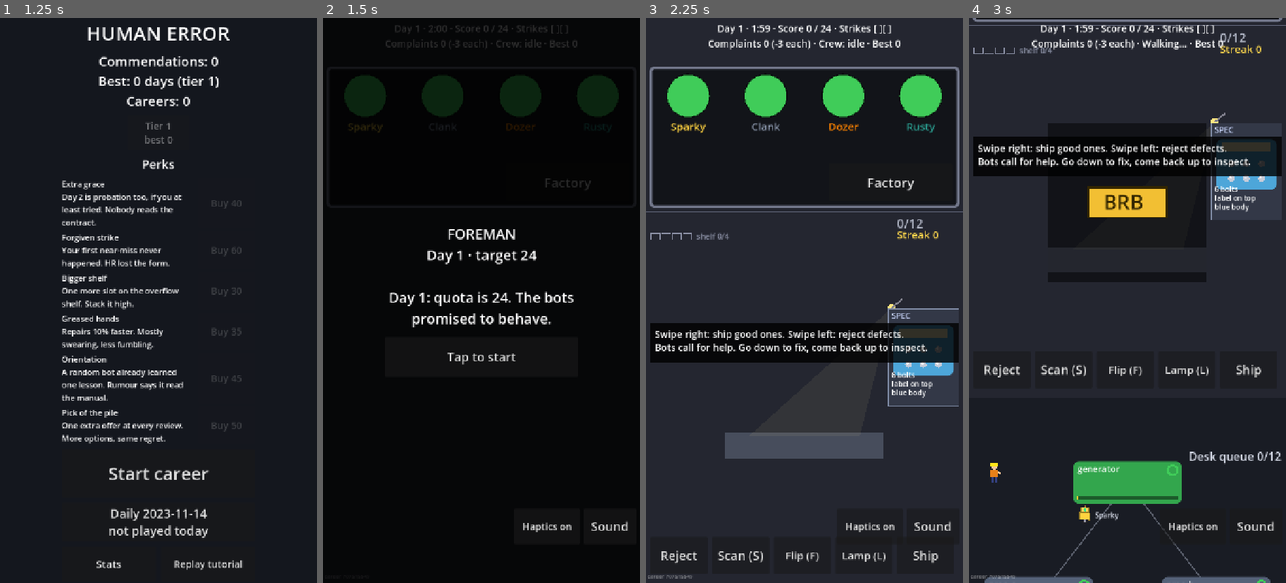
Above: before the commit, frames 1-4 (left to right).
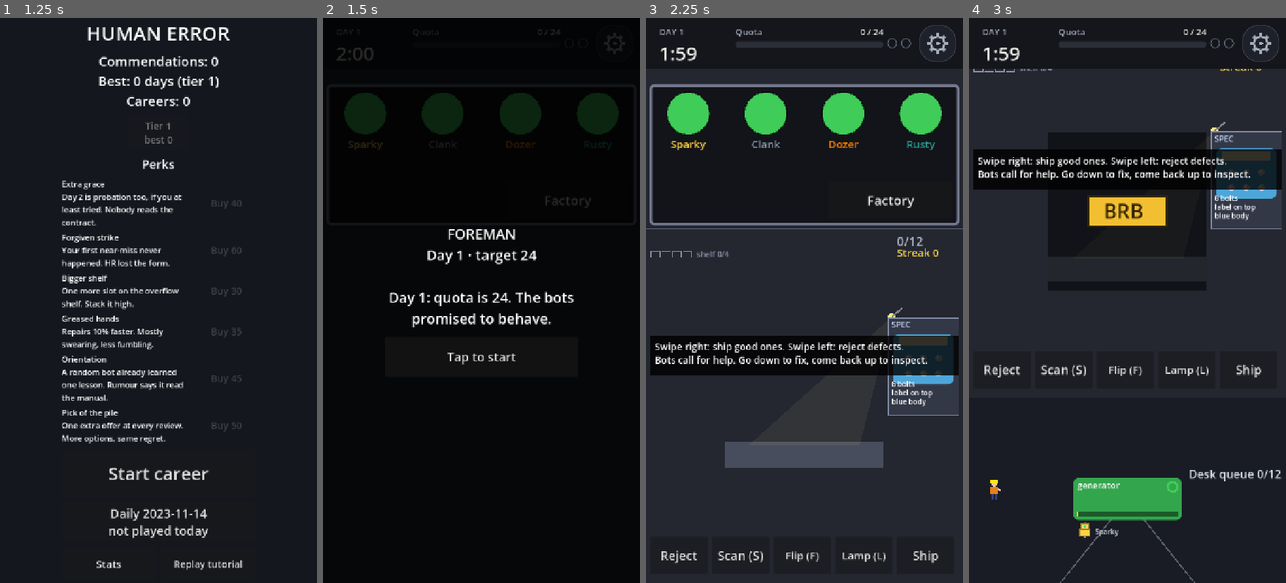
Above: after the commit, the same moments.

Repository: JasonHitching/human-error
Game: Godot game, scene res://main.tscn
The game is run twice, just before and just after one commit, with the same random seed, the same clock (stepped at 60 frames per second) and the same inputs.
Inputs (mouse positions are in pixels of both pictures, inside the frame that each line leads up to):
- Up to frame 1 (1.25 s): click (288, 526) at 0.5 s, where only the run before the commit has a clickable "Sound"
- Up to frame 2 (1.5 s): click (548, 526) at 1.25 s, where only the run before the commit has a clickable "Haptics on"
- Up to frame 3 (2.25 s): click "Tap to start" at 2 s
- Up to frame 4 (3 s): click "Factory" at 2.75 s

Frame 1 is identical in both runs. In frame 2, 3.6% of the frame differs, in the area x 4-97%, y 1-91%; in frame 3, 17%, in the area x 0-100%, y 1-100%; in frame 4, 13%.

Commit message:
#113 UI-1 Shared theme, top bar, settings overlay, overlap checks (#114)
Claude-Session: https://claude.ai/code/session_01K8aWAZAwVRepqS7vrRSyo9

Co-authored-by: Claude <noreply@anthropic.com>

Diff:
--- a/game/data/balance.json
+++ b/game/data/balance.json
@@ -1,5 +1,6 @@
 {
   "tick_rate": 10,
+  "debug_overlay": false,
   "shift_seconds": 120,
   "target": 100,
   "ramp_start": 0.0,
--- a/game/scripts/main.gd
+++ b/game/scripts/main.gd
@@ -2,7 +2,6 @@
 ## Drives a Career: Foreman banner -> shift -> review/training -> next day ... -> fired.
 
 const BEST_PATH := "user://best.json"
-const HUD_TOP := 110.0
 const SWIPE_MIN := 80.0
 const COLOUR_NAME := "blue"  # matches QaDeskView.COL_BODY
 const HINT := "Swipe right: ship good ones. Swipe left: reject defects.\nBots call for help. Go down to fix, come back up to inspect."
@@ -31,9 +30,8 @@
 var _flip_btn: Button
 var _lamp_btn: Button
 var _sfx: Sfx
-var _mute_btn: Button
+var _settings: SettingsOverlay
 var _muted: bool = false
-var _haptics_btn: Button
 var _feel := Feel.new()
 var _meta: Meta
 var _home: Home
@@ -60,7 +58,7 @@
 	add_child(_sfx)
 	_sfx.set_muted(_muted)
 	_screens = ScreenSwitch.new()
-	_screens.hud_top = HUD_TOP
+	_screens.hud_top = TopBar.height() + 36.0
 	add_child(_screens)
 	_screens.refused.connect(_flash)
 	_view = FactoryView.new()
@@ -93,15 +91,16 @@
 	_lamp_btn.add_theme_font_size_override("font_size", 24)
 	_lamp_btn.pressed.connect(_lamp)
 	_screens.office_page.add_child(_lamp_btn)
-	_mute_btn = Button.new()
-	_mute_btn.add_theme_font_size_override("font_size", 28)
-	_mute_btn.pressed.connect(_toggle_mute)
-	add_child(_mute_btn)
-	_haptics_btn = Button.new()
-	_haptics_btn.add_theme_font_size_override("font_size", 22)
-	_haptics_btn.pressed.connect(_toggle_haptics)
-	add_child(_haptics_btn)
-	_refresh_mute()
+	_hud.debug_overlay = _config.debug_overlay
+	_settings = SettingsOverlay.new()
+	add_child(_settings)
+	_settings.z_index = 30
+	_settings.sound_toggled.connect(_toggle_mute)
+	_settings.haptics_toggled.connect(_toggle_haptics)
+	_settings.home_pressed.connect(func() -> void:
+		_settings.close()
+		_open_home())
+	_hud.settings_pressed.connect(func() -> void: _settings.open(not _muted, Haptics.enabled))
 	_home = Home.new()
 	add_child(_home)
 	_home.start_pressed.connect(_home_start)
@@ -274,11 +273,7 @@
 
 
 func _refresh_mute() -> void:
-	var icon := Sprites.tex("icon_mute" if _muted else "icon_sound")
-	_mute_btn.icon = icon
-	_mute_btn.text = "Muted" if _muted else "Sound"
-	_mute_btn.expand_icon = false
-	_haptics_btn.text = "Haptics on" if Haptics.enabled else "Haptics off"
+	_settings.refresh(not _muted, Haptics.enabled)
 
 
 func _begin_shift() -> void:
@@ -395,11 +390,6 @@
 		return
 	_screens.layout()
 	var strip := _screens.desk_rect()
-	if _mute_btn != null:
-		_mute_btn.size = Vector2(120, 80)
-		_mute_btn.position = Vector2(size.x - _mute_btn.size.x - 8.0, size.y - 168.0)
-		_haptics_btn.size = Vector2(150, 80)
-		_haptics_btn.position = _mute_btn.position - Vector2(_haptics_btn.size.x + 8.0, 0.0)
 	if _ship_btn != null:
 		var w := (size.x - 20.0 - 10.0 * 5.0) / 5.0
 		var y := strip.end.y - 104.0
--- a/game/scripts/sim/sim_config.gd
+++ b/game/scripts/sim/sim_config.gd
@@ -38,6 +38,7 @@
 var walk_speed: float = 0.0  # floor layout units per second (<= 0: instant)
 var stairs := Vector2(0.08, 0.06)  # floor layout position of the stairs
 var complaint_penalty: int = 3
+var debug_overlay: bool = false  # UI only: show the career seed label
 var quick_eye_mult: float = 0.8
 var bigger_desk_bonus: int = 2
 var overclock_speed_mult: float = 1.3
@@ -171,6 +172,7 @@
 	inspect_seconds = _opt(b, "inspect_seconds", inspect_seconds, 0.1, 100.0)
 	transition_seconds = _opt(b, "transition_seconds", transition_seconds, 0.0, 100.0)
 	walk_speed = _opt(b, "walk_speed", walk_speed, 0.0, 100.0)
+	debug_overlay = bool(b.get("debug_overlay", false))
 	complaint_penalty = int(_opt(b, "complaint_penalty", complaint_penalty, 0.0, 1000.0))
 	quick_eye_mult = _opt(b, "quick_eye_mult", quick_eye_mult, 0.1, 1.0)
 	bigger_desk_bonus = int(_opt(b, "bigger_desk_bonus", bigger_desk_bonus, 1.0, 100.0))
--- a/game/scripts/ui/hud.gd
+++ b/game/scripts/ui/hud.gd
@@ -8,11 +8,13 @@
 signal restart_pressed
 signal replay_pressed
 signal stats_pressed
+signal settings_pressed
 
 var banner: Control
 var review: Control
 var fired: Control
-var _top: Label
+var top_bar: TopBar
+var debug_overlay: bool = false
 var _flash: Label
 var _seed: Label
 var _twist: Label
@@ -30,14 +32,16 @@
 func _ready() -> void:
 	mouse_filter = Control.MOUSE_FILTER_IGNORE
 	set_anchors_and_offsets_preset(Control.PRESET_FULL_RECT)
-	_top = _label(22, HORIZONTAL_ALIGNMENT_CENTER)
-	_top.position = Vector2(0, 8)
+	top_bar = TopBar.new()
+	add_child(top_bar)
+	top_bar.settings_pressed.connect(settings_pressed.emit)
 	_flash = _label(22, HORIZONTAL_ALIGNMENT_CENTER)
 	_flash.add_theme_color_override("font_color", Color(1, 0.9, 0.4))
 	_twist = _label(18, HORIZONTAL_ALIGNMENT_CENTER)
 	_twist.add_theme_color_override("font_color", Color(1, 0.7, 0.3))
 	_seed = _label(12, HORIZONTAL_ALIGNMENT_LEFT)
 	_seed.modulate = Color(1, 1, 1, 0.5)
+	_seed.visible = false
 	var bb := _overlay()
 	banner = bb[0]
 	_banner_label = _big(bb[1])
@@ -116,30 +120,22 @@
 
 
 func _layout() -> void:
-	_top.size = Vector2(size.x, 80)
-	_flash.size = Vector2(size.x, 40)
-	_flash.position = Vector2(0, 84)
-	_twist.size = Vector2(size.x, 26)
-	_twist.position = Vector2(0, 60)
+	top_bar.size = Vector2(size.x, TopBar.height())
+	var strip := TopBar.height() + 2.0
+	_flash.size = Vector2(size.x, 32)
+	_flash.position = Vector2(0, strip)
+	_twist.size = Vector2(size.x, 32)
+	_twist.position = Vector2(0, strip)
 	_seed.size = Vector2(size.x * 0.2, 20)
 	_seed.position = Vector2(4, size.y - 24)
 
 
-func update(f: Factory, c: Career, tick_rate: int, shift_ticks: int, best_days: int) -> void:
+func update(f: Factory, c: Career, tick_rate: int, shift_ticks: int, _best_days: int) -> void:
 	var left := maxf(0.0, float(shift_ticks - f.tick) / tick_rate)
-	var crew := "Crew: idle"
-	if f.crew_busy:
-		crew = "Crew: %s %d%%" % [f.crew_target, roundi(f.crew_progress * 100.0)]
-	elif f.worker_location() == Worker.Location.TRANSIT:
-		crew = "Walking..."
-	elif f.worker_location() == Worker.Location.FLOOR:
-		crew = "On the floor"
-
-	var marks := ""
-	for i in c.config.max_strikes:
-		marks += "[X]" if i < c.strikes else "[ ]"
-	_top.text = "Day %d · %d:%02d · Score %d / %d · Strikes %s\nComplaints %d (-%d each) · %s · Best %d" % [c.day, int(left) / 60, int(left) % 60, f.score(), f.target, marks, f.complaints, f.complaint_penalty, crew, best_days]
+	top_bar.set_state(c.day, int(left), f.score(), f.target, c.strikes, c.config.max_strikes, f.complaints, f.complaint_penalty)
+	_seed.visible = debug_overlay
 	_seed.text = "career %d" % c.seed
+	_twist.visible = _flash.text == ""
 	var tw := c.twist()
 	_twist.text = "%s %s%s" % [tw.get("icon", ""), tw.get("name", ""), " - POWER OUT" if f.power_out() else ""] if not tw.is_empty() else ""
 
--- /dev/null
+++ b/game/scripts/ui/settings_overlay.gd
@@ -0,0 +1,63 @@
+class_name SettingsOverlay
+extends ColorRect
+## Settings card behind the top-bar cog: Sound, Haptics, Back to home, Close.
+
+signal sound_toggled
+signal haptics_toggled
+signal home_pressed
+
+var sound_btn: Button
+var haptics_btn: Button
+var home_btn: Button
+var close_btn: Button
+
+
+func _ready() -> void:
+	color = Color(0, 0, 0, 0.7)
+	visible = false
+	set_anchors_and_offsets_preset(Control.PRESET_FULL_RECT)
+	var center := CenterContainer.new()
+	add_child(center)
+	center.set_anchors_and_offsets_preset(Control.PRESET_FULL_RECT)
+	var panel := PanelContainer.new()
+	var sb := UiTheme.box(UiTheme.SURFACE, UiTheme.LINE, 16.0)
+	sb.set_content_margin_all(UiTheme.px(16.0))
+	panel.add_theme_stylebox_override("panel", sb)
+	center.add_child(panel)
+	var box := VBoxContainer.new()
+	box.add_theme_constant_override("separation", int(UiTheme.px(8.0)))
+	panel.add_child(box)
+	var title := Label.new()
+	title.text = "Settings"
+	title.add_theme_font_size_override("font_size", 32)
+	title.add_theme_color_override("font_color", UiTheme.TEXT)
+	box.add_child(title)
+	sound_btn = _btn(box, "secondary", sound_toggled.emit)
+	haptics_btn = _btn(box, "secondary", haptics_toggled.emit)
+	home_btn = _btn(box, "secondary", home_pressed.emit)
+	home_btn.text = "Back to home"
+	close_btn = _btn(box, "primary", close)
+	close_btn.text = "Close"
+
+
+func _btn(box: Control, kind: String, cb: Callable) -> Button:
+	var b := Button.new()
+	b.custom_minimum_size = Vector2(UiTheme.px(240.0), UiTheme.px(48.0))
+	UiTheme.style_button(b, kind, 28)
+	b.pressed.connect(cb)
+	box.add_child(b)
+	return b
+
+
+func open(sound_on: bool, haptics_on: bool) -> void:
+	refresh(sound_on, haptics_on)
+	visible = true
+
+
+func refresh(sound_on: bool, haptics_on: bool) -> void:
+	sound_btn.text = "Sound: on" if sound_on else "Sound: off"
+	haptics_btn.text = "Haptics: on" if haptics_on else "Haptics: off"
+
+
+func close() -> void:
+	visible = false
--- /dev/null
+++ b/game/scripts/ui/top_bar.gd
@@ -0,0 +1,74 @@
+class_name TopBar
+extends Control
+## Play-screen top bar: day + timer, quota bar, strike pips, settings cog. Drawn in code.
+
+signal settings_pressed
+
+const H_MOCK := 62.0
+
+var cog: Button
+var day: int = 1
+var seconds_left: int = 0
+var score: int = 0
+var target: int = 1
+var strikes: int = 0
+var max_strikes: int = 2
+var complaints: int = 0
+var penalty: int = 3
+
+
+static func height() -> float:
+	return UiTheme.px(H_MOCK)
+
+
+func _ready() -> void:
+	mouse_filter = Control.MOUSE_FILTER_IGNORE
+	cog = Button.new()
+	cog.focus_mode = Control.FOCUS_NONE
+	UiTheme.style_button(cog, "icon")
+	cog.pressed.connect(settings_pressed.emit)
+	add_child(cog)
+	cog.draw.connect(func() -> void: UiTheme.draw_cog(cog, cog.size * 0.5, cog.size.y * 0.27))
+	resized.connect(_layout)
+	_layout()
+
+
+func _layout() -> void:
+	var s := UiTheme.min_target() + 4.0
+	cog.size = Vector2(s, s)
+	cog.position = Vector2(size.x - s - UiTheme.px(8.0), (height() - s) * 0.5)
+
+
+func set_state(d: int, left: int, sc: int, tgt: int, st: int, max_st: int, comp: int, pen: int) -> void:
+	var changed := d != day or left != seconds_left or sc != score or tgt != target or st != strikes or comp != complaints
+	day = d
+	seconds_left = left
+	score = sc
+	target = maxi(1, tgt)
+	strikes = st
+	max_strikes = max_st
+	complaints = comp
+	penalty = pen
+	if changed:
+		queue_redraw()
+
+
+func _draw() -> void:
+	var font := ThemeDB.fallback_font
+	var pad := UiTheme.px(16.0)
+	var h := height()
+	draw_rect(Rect2(0, 0, size.x, h), UiTheme.BG)
+	draw_string(font, Vector2(pad, h * 0.34), "DAY %d" % day, HORIZONTAL_ALIGNMENT_LEFT, -1, 20, UiTheme.TEXT_DIM)
+	draw_string(font, Vector2(pad, h * 0.84), "%d:%02d" % [seconds_left / 60, seconds_left % 60], HORIZONTAL_ALIGNMENT_LEFT, -1, 44, UiTheme.TEXT)
+	var qx := UiTheme.px(110.0)
+	var qw := size.x - qx - UiTheme.px(52.0) - cog.size.x
+	draw_string(font, Vector2(qx, h * 0.34), "Quota", HORIZONTAL_ALIGNMENT_LEFT, -1, 20, UiTheme.TEXT_DIM)
+	var txt := "%d / %d" % [score, target]
+	draw_string(font, Vector2(qx, h * 0.34), txt, HORIZONTAL_ALIGNMENT_RIGHT, qw, 20, UiTheme.TEXT)
+	UiTheme.draw_bar(self, Rect2(qx, h * 0.46, qw, UiTheme.px(8.0)), float(score) / float(target))
+	if complaints > 0:
+		draw_string(font, Vector2(qx, h * 0.46 + UiTheme.px(8.0) + 22.0), "Complaints %d (-%d)" % [complaints, complaints * penalty], HORIZONTAL_ALIGNMENT_LEFT, -1, 18, UiTheme.CRIT_TEXT)
+	var pr := UiTheme.px(6.0)
+	var px0 := cog.position.x - UiTheme.px(10.0) - pr
+	for i in max_strikes:
+		UiTheme.draw_pip(self, Vector2(px0 - float(max_strikes - 1 - i) * (pr * 2.0 + UiTheme.px(5.0)), h * 0.5), pr, i < strikes)
--- /dev/null
+++ b/game/scripts/ui/ui_theme.gd
@@ -0,0 +1,151 @@
+class_name UiTheme
+extends RefCounted
+## Shared UI tokens and draw helpers (see docs/UI_STYLE.md). No assets, no fonts.
+
+const BG := Color("14161B")
+const SURFACE := Color("1E2129")
+const SURFACE_2 := Color("23262E")
+const SURFACE_DIM := Color("191C22")
+const LINE := Color("3A3F4B")
+const TRACK := Color("2A2E37")
+const TEXT := Color("F3F1EC")
+const TEXT_DIM := Color("A6ADBB")
+const TEXT_FAINT := Color("8A91A0")
+const ACCENT := Color("4CC9F0")
+const ACCENT_TEXT := Color("0B1B22")
+const GOLD := Color("F7C948")
+const GOLD_TEXT := Color("2A2410")
+const WARN := Color("FFB547")
+const WARN_BG := Color("2E2718")
+const CRIT := Color("FF5D5D")
+const CRIT_BG := Color("3A1D20")
+const CRIT_TEXT := Color("FF8A8A")
+const REJECT_LINE := Color("FF6B6B")
+const REJECT_BG := Color("2A1C1F")
+const REJECT_TEXT := Color("FFC2C2")
+const PIP_LINE := Color("5B6271")
+
+const DESIGN_W := 720.0
+const MOCK_W := 390.0
+const MIN_TARGET_MOCK := 44.0
+
+
+## Mock px (390 wide) -> game px (720 wide design).
+static func px(mock: float) -> float:
+	return mock * DESIGN_W / MOCK_W
+
+
+static func min_target() -> float:
+	return px(MIN_TARGET_MOCK)
+
+
+static func box(bg: Color, border: Color = Color(0, 0, 0, 0), radius_mock: float = 14.0, border_mock: float = 1.0) -> StyleBoxFlat:
+	var sb := StyleBoxFlat.new()
+	sb.bg_color = bg
+	sb.border_color = border
+	sb.set_border_width_all(0 if border.a == 0.0 else maxi(1, roundi(px(border_mock))))
+	sb.set_corner_radius_all(roundi(px(radius_mock)))
+	return sb
+
+
+static func card(warn: bool = false, crit: bool = false) -> StyleBoxFlat:
+	if crit:
+		return box(CRIT_BG, CRIT, 14.0, 2.0)
+	if warn:
+		return box(WARN_BG, WARN, 14.0, 2.0)
+	return box(SURFACE, LINE)
+
+
+## kind: "primary", "secondary", "danger", "gold", "icon".
+static func style_button(b: Button, kind: String = "secondary", font_size: int = 28) -> void:
+	var bg := SURFACE
+	var line := LINE
+	var fg := TEXT
+	match kind:
+		"primary":
+			bg = ACCENT
+			line = ACCENT
+			fg = ACCENT_TEXT
+		"gold":
+			bg = GOLD
+			line = GOLD
+			fg = GOLD_TEXT
+		"danger":
+			bg = REJECT_BG
+			line = REJECT_LINE
+			fg = REJECT_TEXT
+		"icon":
+			bg = SURFACE
+	var press := bg.lightened(0.15)
+	b.add_theme_stylebox_override("normal", box(bg, line, 20.0))
+	b.add_theme_stylebox_override("hover", box(bg.lightened(0.07), line, 20.0))
+	b.add_theme_stylebox_override("pressed", box(press, line, 20.0))
+	b.add_theme_stylebox_override("focus", box(bg, line, 20.0))
+	b.add_theme_stylebox_override("disabled", box(SURFACE_DIM, LINE, 20.0))
+	for k in ["font_color", "font_hover_color", "font_pressed_color", "font_focus_color"]:
+		b.add_theme_color_override(k, fg)
+	b.add_theme_color_override("font_disabled_color", TEXT_FAINT)
+	b.add_theme_font_size_override("font_size", font_size)
+
+
+# --- drawn helpers (call from a CanvasItem's _draw) ---
+
+static func draw_pill(ci: CanvasItem, r: Rect2, bg: Color, border: Color = Color(0, 0, 0, 0)) -> void:
+	var sb := box(bg, border, r.size.y, 1.0)
+	ci.draw_style_box(sb, r)
+
+
+static func draw_bar(ci: CanvasItem, r: Rect2, frac: float, fill: Color = ACCENT, track: Color = TRACK) -> void:
+	var rad := r.size.y * 0.5
+	ci.draw_style_box(box(track, Color(0, 0, 0, 0), rad / DESIGN_W * MOCK_W), r)
+	var w := r.size.x * clampf(frac, 0.0, 1.0)
+	if w > 0.0:
+		var fr := Rect2(r.position, Vector2(maxf(w, r.size.y), r.size.y))
+		ci.draw_style_box(box(fill, Color(0, 0, 0, 0), rad / DESIGN_W * MOCK_W), fr)
+
+
+## Strike pip: outline when unused, filled crit when used.
+static func draw_pip(ci: CanvasItem, center: Vector2, radius: float, used: bool) -> void:
+	if used:
+		ci.draw_circle(center, radius, CRIT)
+	else:
+		ci.draw_arc(center, radius - 1.0, 0.0, TAU, 24, PIP_LINE, 2.0, true)
+
+
+static func draw_cog(ci: CanvasItem, c: Vector2, r: float, col: Color = TEXT_DIM) -> void:
+	for i in 8:
+		var a := TAU * float(i) / 8.0
+		var d := Vector2.from_angle(a)
+		ci.draw_line(c + d * r * 0.65, c + d * r, col, maxf(2.0, r * 0.3), true)
+	ci.draw_arc(c, r * 0.68, 0.0, TAU, 24, col, maxf(2.0, r * 0.2), true)
+	ci.draw_circle(c, r * 0.22, col)
+
+
+static func draw_tick(ci: CanvasItem, c: Vector2, r: float, col: Color = TEXT, w: float = 3.0) -> void:
+	ci.draw_polyline(PackedVector2Array([c + Vector2(-r, 0.0), c + Vector2(-r * 0.3, r * 0.7), c + Vector2(r, -r * 0.6)]), col, w, true)
+
+
+static func draw_x(ci: CanvasItem, c: Vector2, r: float, col: Color = TEXT, w: float = 3.0) -> void:
+	ci.draw_line(c + Vector2(-r, -r), c + Vector2(r, r), col, w, true)
+	ci.draw_line(c + Vector2(-r, r), c + Vector2(r, -r), col, w, true)
+
+
+static func draw_magnifier(ci: CanvasItem, c: Vector2, r: float, col: Color = TEXT, w: float = 3.0) -> void:
+	var lens := c + Vector2(-r * 0.15, -r * 0.15)
+	ci.draw_arc(lens, r * 0.65, 0.0, TAU, 24, col, w, true)
+	ci.draw_line(lens + Vector2(r * 0.46, r * 0.46), c + Vector2(r, r), col, w, true)
+
+
+## dir: -1 = up, +1 = down.
+static func draw_arrow(ci: CanvasItem, c: Vector2, r: float, dir: int, col: Color = TEXT) -> void:
+	var d := float(dir)
+	ci.draw_colored_polygon(PackedVector2Array([c + Vector2(0, d * r), c + Vector2(-r, -d * r * 0.6), c + Vector2(r, -d * r * 0.6)]), col)
+
+
+static func draw_wrench(ci: CanvasItem, c: Vector2, r: float, col: Color = TEXT, w: float = 3.0) -> void:
+	ci.draw_line(c + Vector2(-r * 0.7, r * 0.7), c + Vector2(r * 0.3, -r * 0.3), col, w * 1.6, true)
+	ci.draw_arc(c + Vector2(r * 0.45, -r * 0.45), r * 0.5, 0.0, TAU, 16, col, w, true)
+
+
+static func draw_bolt(ci: CanvasItem, c: Vector2, r: float, col: Color = ACCENT) -> void:
+	ci.draw_colored_polygon(PackedVector2Array([c + Vector2(r * 0.2, -r), c + Vector2(-r * 0.6, r * 0.1), c + Vector2(-r * 0.05, r * 0.1), c + Vector2(-r * 0.2, r), c + Vector2(r * 0.6, -r * 0.2), c + Vector2(r * 0.05, -r * 0.2)]), col)
--- a/game/tools/ui_check.gd
+++ b/game/tools/ui_check.gd
@@ -308,6 +308,7 @@
 				_fails.append("[%s] button '%s' off-screen %s" % [tag, b.text, b.get_global_rect()])
 			if b.size.x < 120.0 or b.size.y < 80.0:
 				_fails.append("[%s] button '%s' too small %s" % [tag, b.text, b.size])
+		_check_buttons(tag + " office", _main)
 		f.worker.place(Worker.Location.FLOOR)
 		sw.sync(0.0)
 		var a: Rect2 = v.area
@@ -343,7 +344,7 @@
 				_fails.append("[%s] scrap bin overlaps a machine" % tag)
 		var wp := v.worker_pos()
 		_within(Rect2(wp - Vector2(22, 22), Vector2(44, 44)), a, "[%s] worker" % tag)
-		for b: Button in [sw.back_btn, sw.worst_btn, _main._mute_btn]:
+		for b: Button in [sw.back_btn, sw.worst_btn]:
 			if not vp.encloses(b.get_global_rect()):
 				_fails.append("[%s] button '%s' off-screen %s" % [tag, b.text, b.get_global_rect()])
 			if b.size.x < 80.0 or b.size.y < 80.0 or ((b == sw.back_btn or b == sw.worst_btn) and b.size.x < 120.0):
@@ -355,6 +356,7 @@
 		for m in v.factory.machines:
 			if m.type != "qa" and m.type != "warehouse" and not v.machine_rect(m).encloses(v.queue_badge_rect(m)):
 				_fails.append("[%s] %s queue badge outside machine rect" % [tag, m.id])
+		_check_buttons(tag + " floor", _main)
 		_check_jitter(tag)
 	_main.size = old
 	_main._fit()
@@ -418,29 +420,52 @@
 			_fails.append("sfx '%s' renders nothing" % k)
 	sfx.start()
 	sfx.play("ship")  # must not error headless
-	var mb: Button = _main._mute_btn
-	if not mb.is_visible_in_tree() or mb.size.x < 80.0 or mb.size.y < 80.0:
-		_fails.append("mute button missing/too small: %s" % mb.size)
-	if not Rect2(Vector2.ZERO, _main.size).encloses(mb.get_global_rect()):
-		_fails.append("mute button off-screen: %s" % mb.get_global_rect())
-	var hb: Button = _main._haptics_btn
-	if not hb.is_visible_in_tree() or hb.size.x < 120.0 or hb.size.y < 80.0 or mb.size.x < 120.0:
-		_fails.append("sound/haptics toggles missing/too small: %s %s" % [mb.size, hb.size])
-	if not Rect2(Vector2.ZERO, _main.size).encloses(hb.get_global_rect()) or hb.get_global_rect().intersects(mb.get_global_rect()):
-		_fails.append("haptics button off-screen or overlapping: %s" % hb.get_global_rect())
-	hb.pressed.emit()
-	hb.pressed.emit()
+	var st: SettingsOverlay = _main._settings
+	_main._hud.top_bar.cog.pressed.emit()
+	if not st.visible:
+		_fails.append("settings cog did not open the overlay")
+	var was: bool = sfx.muted
+	st.sound_btn.pressed.emit()
+	if sfx.muted == was:
+		_fails.append("sound toggle did not toggle")
+	st.sound_btn.pressed.emit()
+	st.haptics_btn.pressed.emit()
+	st.haptics_btn.pressed.emit()
+	st.close()
 	var feel: Feel = _main._feel  # forced streak then a forced complaint: draw every effect
 	for i in 21:
 		feel.on_call(i % 2 == 0, true, true, false)
 	feel.on_call(true, false, false, true)
 	_main._desk.queue_redraw()
 	await_redraw()
-	var before: bool = sfx.muted
-	mb.pressed.emit()
-	if sfx.muted == before:
-		_fails.append("mute button did not toggle")
-	mb.pressed.emit()
+
+
+## Overlap + minimum-target check over every visible button under `root`.
+## No two visible buttons intersect; none outside the viewport; smaller side >= 44 mock px.
+func _check_buttons(tag: String, root: Node) -> void:
+	var vp := Rect2(Vector2.ZERO, _main.size)
+	var bs: Array[Button] = []
+	for n in root.find_children("*", "Button", true, false):
+		if (n as Button).is_visible_in_tree() and not _in_overlay(n):
+			bs.append(n)
+	var need := UiTheme.min_target() * minf(_main.size.x / UiTheme.DESIGN_W, 1.0) - 0.5
+	for i in bs.size():
+		var r := bs[i].get_global_rect()
+		if not vp.encloses(r):
+			_fails.append("[%s] button '%s' outside viewport %s" % [tag, bs[i].text, r])
+		if minf(r.size.x, r.size.y) < need:
+			_fails.append("[%s] button '%s' below min target: %s" % [tag, bs[i].text, r.size])
+		for j in range(i + 1, bs.size()):
+			if r.intersects(bs[j].get_global_rect()):
+				_fails.append("[%s] buttons '%s' and '%s' overlap" % [tag, bs[i].text, bs[j].text])
+
+
+func _in_overlay(n: Node) -> bool:
+	var h: Hud = _main._hud
+	for o: Node in [h.banner, h.review, h.fired, h.stats_overlay, _main._home, _main._night]:
+		if o.is_ancestor_of(n):
+			return true
+	return false
 
 
 func await_redraw() -> void:
@@ -567,7 +592,12 @@
 			_check_sprites_sfx()
 			_check_layouts()
 			_check_tier_two()
+			_main._hud.top_bar.cog.pressed.emit()  # checked next frame, once laid out
 		5:
+			_check_buttons("settings", _main._settings)
+			_main._settings.close_btn.pressed.emit()
+			if _main._settings.visible:
+				_fails.append("settings Close did not close")
 			Sprites.clear_cache()
 			if _main._phase != _main.Phase.PLAYING:
 				_fails.append("shift did not start after banner tap")
Not shown, added: game/scripts/ui/settings_overlay.gd.uid
Not shown, added: game/scripts/ui/top_bar.gd.uid
Not shown, added: game/scripts/ui/ui_theme.gd.uid
